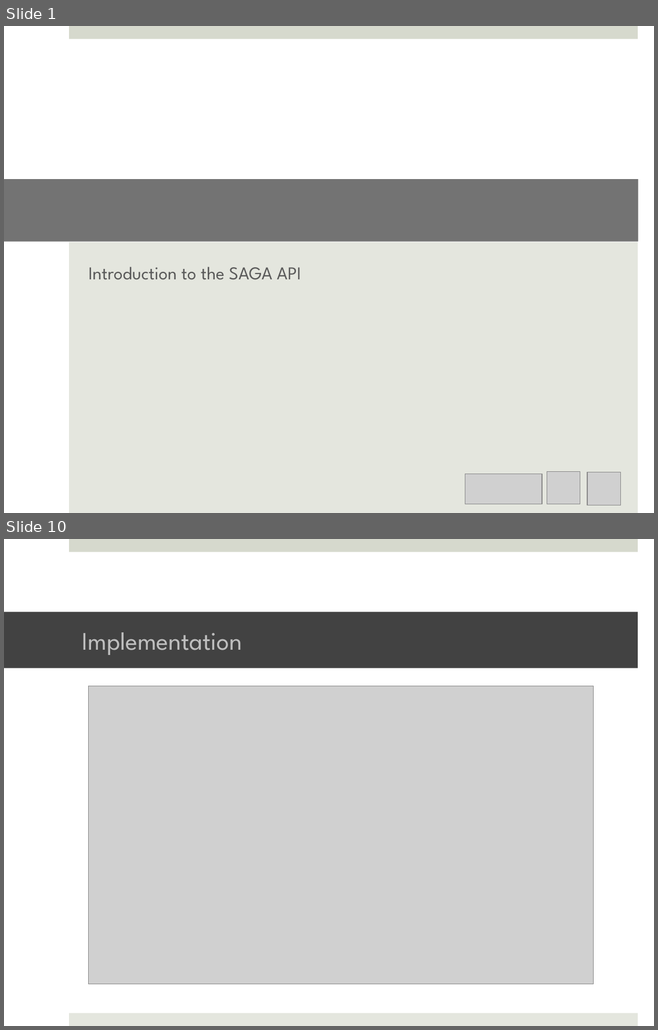
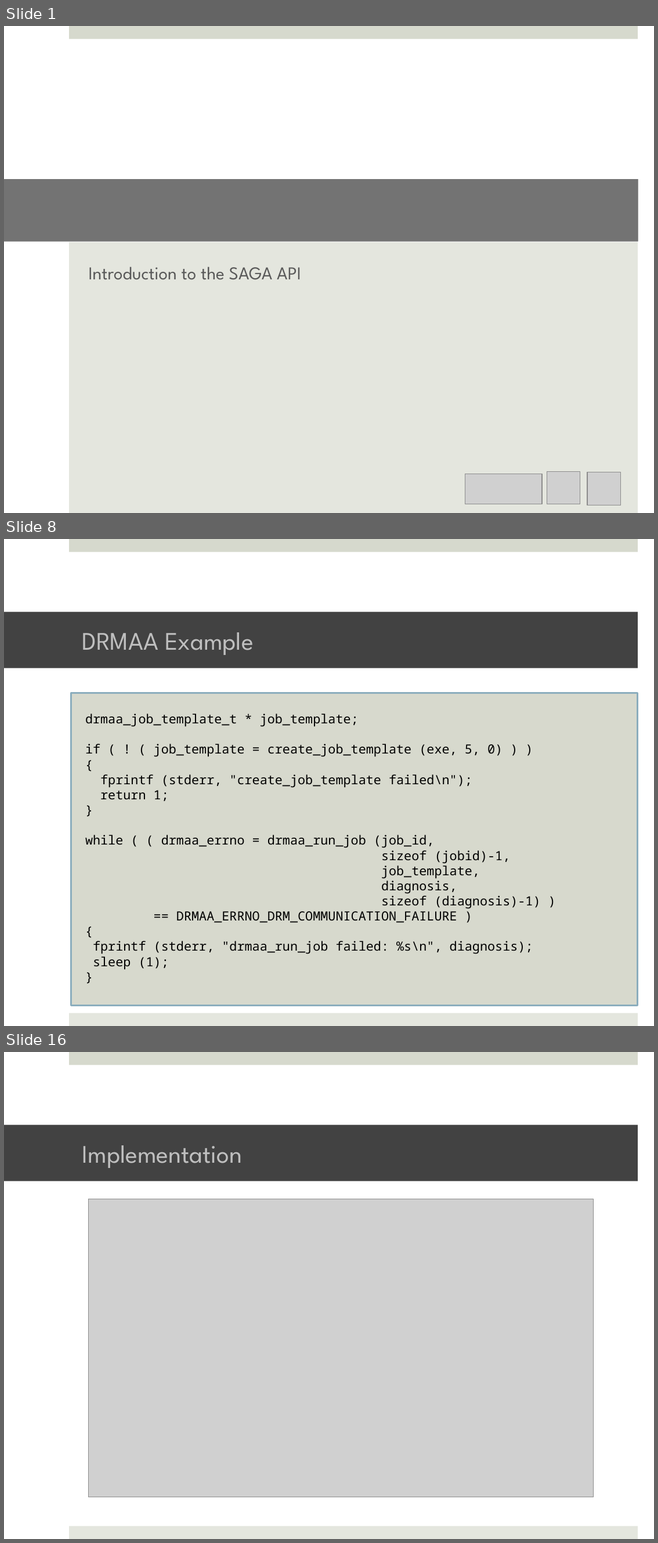
Before and after one commit to saga-project/saga-cpp-legacy-projects, a slide deck: tutorial/EGI-2011/02_api1.pptx. Shown one above the other, each under a label of ours: slides 1 and 10 before the commit, slides 1, 8 and 16 after it; the slides between them are not shown. The pictures are 658x1030 and 658x1543 pixels, drawn with LibreOffice and Linux fonts; fonts in the diff are those of the drawing; grey boxes stand for pictures; background and template pictures are left out. Boxes give left, top, right and bottom in pixels: in the first picture for what was removed or moved away, otherwise in the second. Text is boxed around its words. In the diff, an @@ line names an element or a change of style, - is before the commit and + after.

```diff
--- a/tutorial/EGI-2011/02_api1.pptx
+++ b/tutorial/EGI-2011/02_api1.pptx
@@ slide 8 added at <box>4,539,654,1026</box>, background #FFFFFF; not listed: 2 template elements that a slide beside it also shows @@
@@ title added at <box>4,611,637,668</box>, fill #424242, 28 pt, text #BFBFBF @@
+DRMAA Example
@@ rectangle added at <box>71,693,637,1005</box>, fill #D7D9CD, outline #8BADBD 2 pt, 14 pt, text #000000 @@
+drmaa_job_template_t * job_template;
+if ( ! ( job_template = create_job_template (exe, 5, 0) ) )
+{
+fprintf (stderr, "create_job_template failed\n");
+return 1;
+}
+while ( ( drmaa_errno = drmaa_run_job (job_id,
+sizeof (jobid)-1,
+job_template,
+diagnosis,
+sizeof (diagnosis)-1) )
+== DRMAA_ERRNO_DRM_COMMUNICATION_FAILURE )
+{
+fprintf (stderr, "drmaa_run_job failed: %s\n", diagnosis);
+sleep (1);
+}
@@ what was slide 10 is now slide 16 @@
```
Also in this commit, not shown: 4 slides changed, 12 other slides added, 4 other files.
